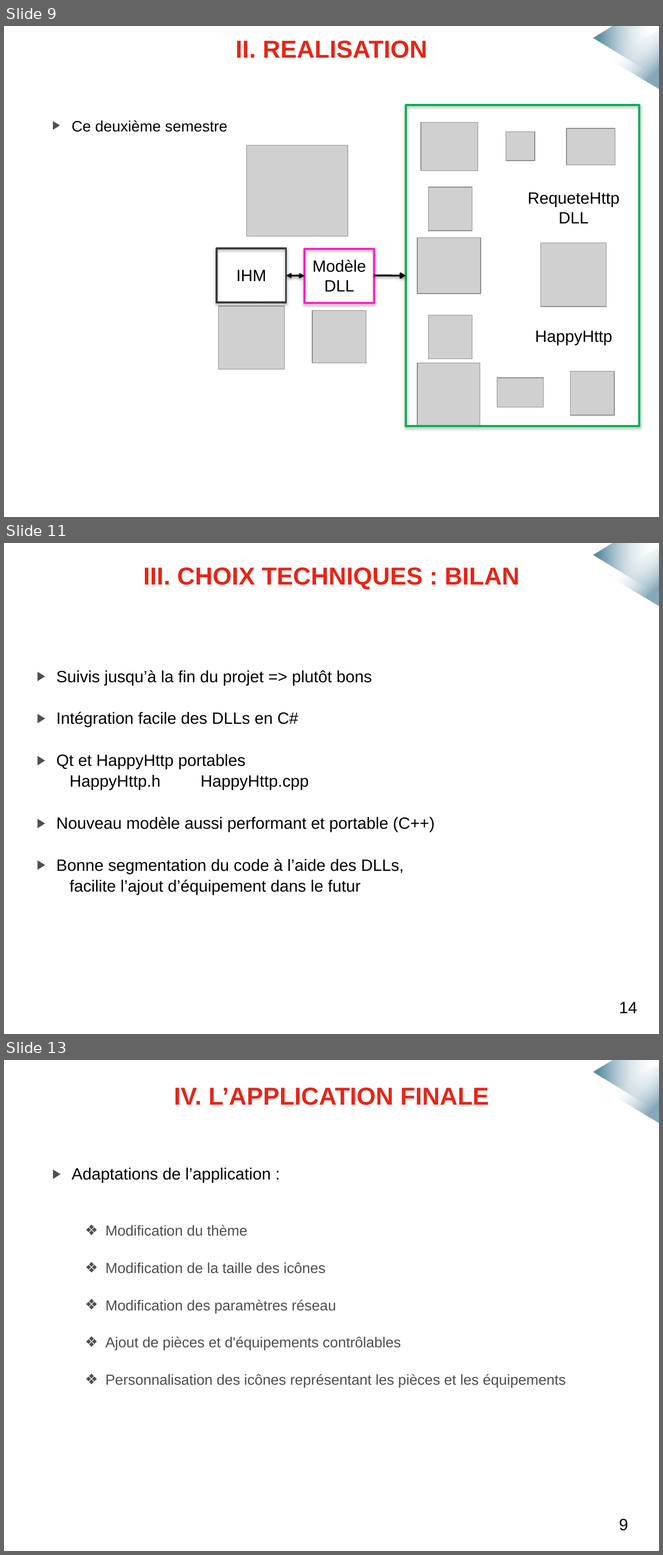
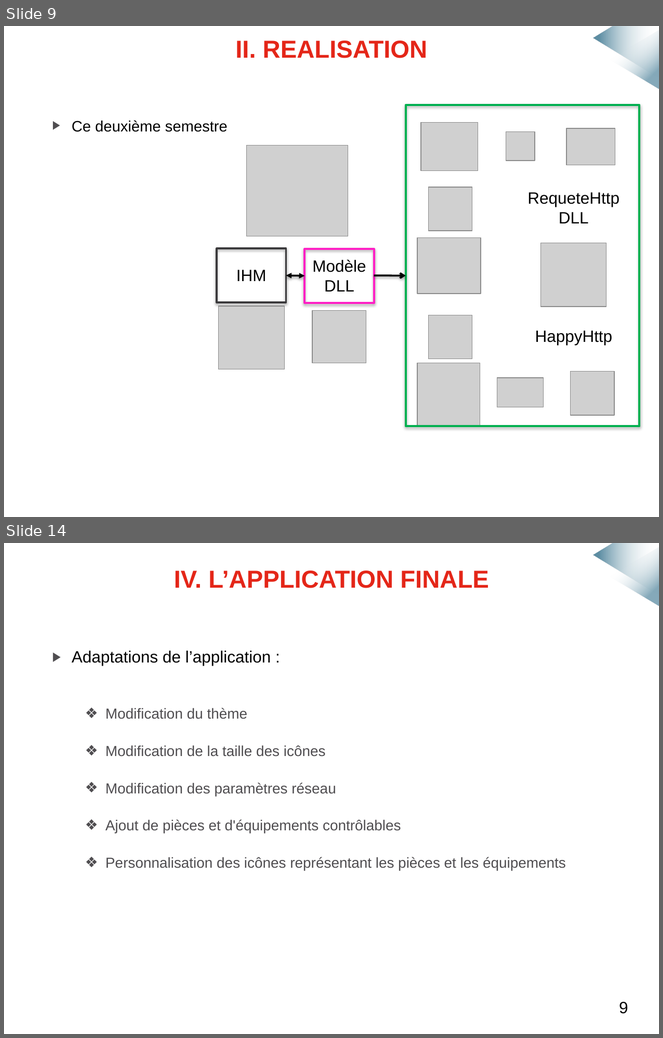
Before and after one commit to mmeven/EP_Domotique_Tablette, a slide deck: Rendu/Diapo_soutenance.pptx. Shown one above the other, each under a label of ours: slides 9, 11 and 13 before the commit, slides 9 and 14 after it; the slides between them are not shown. The pictures are 663x1555 and 663x1038 pixels, drawn with LibreOffice and Linux fonts; fonts in the diff are those of the drawing; grey boxes stand for pictures; background and template pictures are left out. Boxes give left, top, right and bottom in pixels: in the first picture for what was removed or moved away, otherwise in the second. Text is boxed around its words. In the diff, an @@ line names an element or a change of style, - is before the commit and + after.

```diff
--- a/Rendu/Diapo_soutenance.pptx
+++ b/Rendu/Diapo_soutenance.pptx
@@ slide 11 removed at [4,543,659,1034], background #FFFFFF; not listed: 2 template elements that a slide beside it also shows @@
@@ text removed at [143,567,520,589] @@
-III. CHOIX TECHNIQUES : BILAN
@@ text removed at [57,670,435,895] @@
-▶ Suivis jusqu’à la fin du projet => plutôt bons
-▶ Intégration facile des DLLs en C#
-▶ Qt et HappyHttp portables
-HappyHttp.h HappyHttp.cpp
-▶ Nouveau modèle aussi performant et portable (C++)
-▶ Bonne segmentation du code à l’aide des DLLs,
-facilite l’ajout d’équipement dans le futur
@@ text removed at [619,1002,637,1014] @@
-14
@@ what was slide 13 is now slide 14 @@
```
Also in this commit, not shown: 5 slides changed, 4 slides added.
